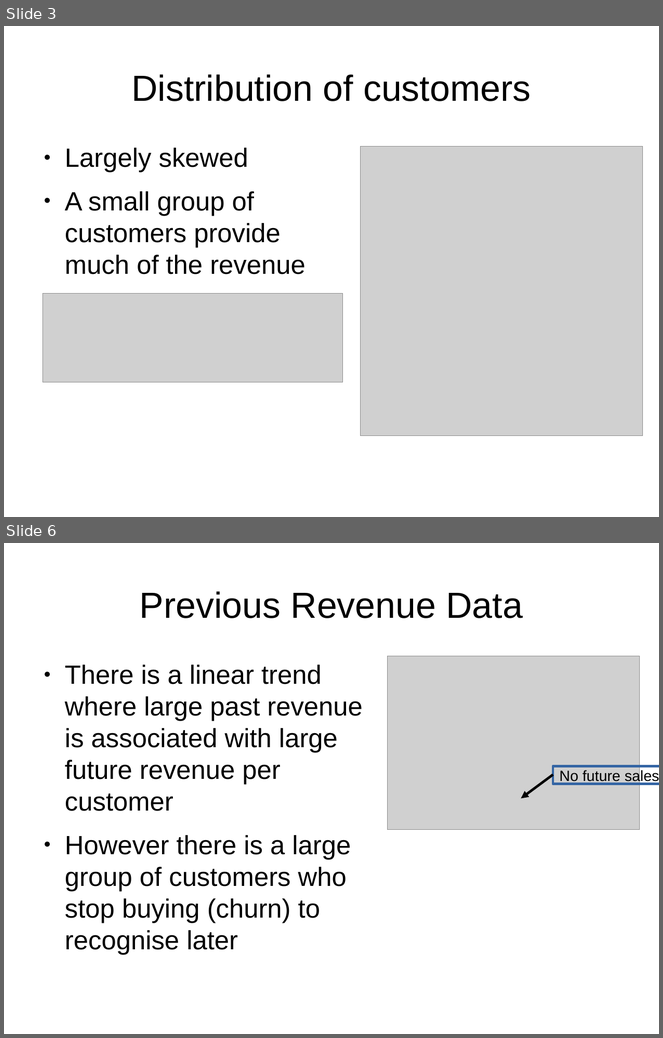
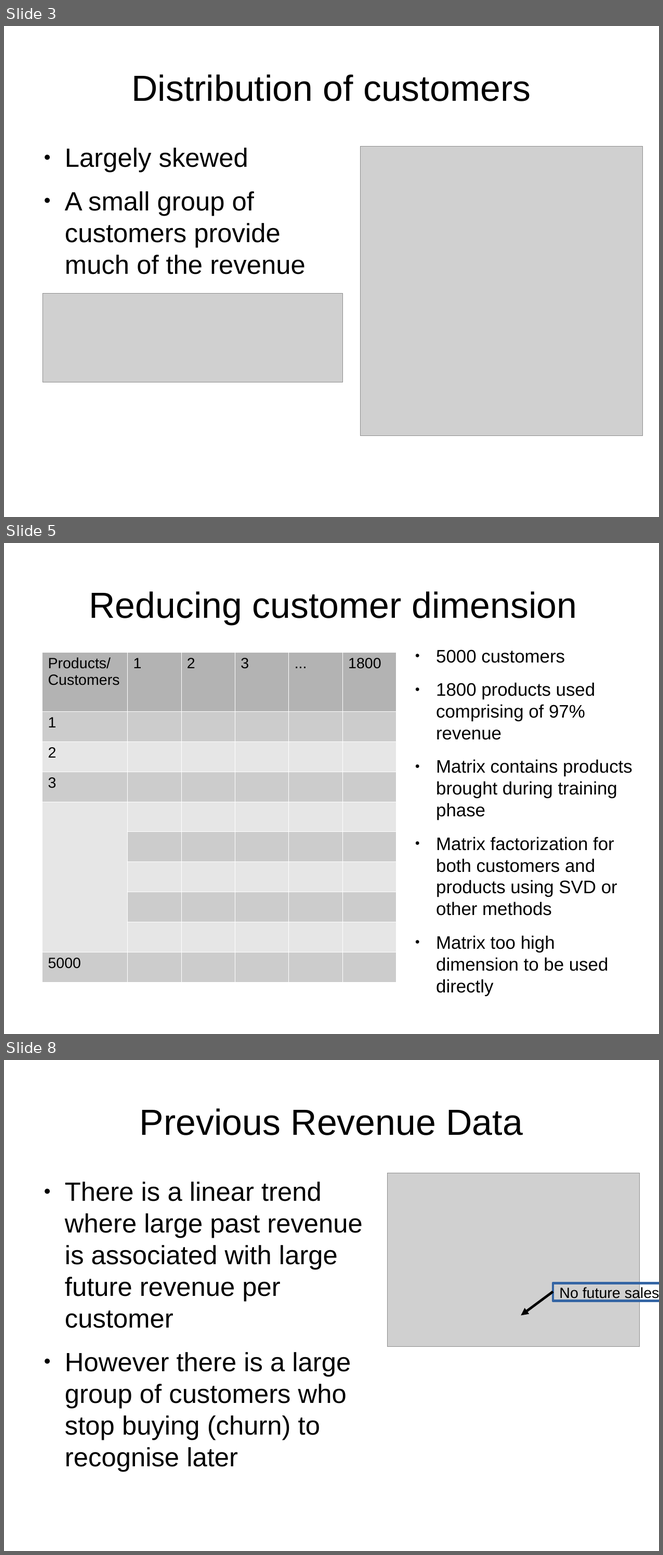
Before and after one commit to leexa90/E-commece-Data-Science, a slide deck: Present.odp. Shown one above the other, each under a label of ours: slides 3 and 6 before the commit, slides 3, 5 and 8 after it; the slides between them are not shown. The pictures are 663x1038 and 663x1555 pixels, drawn with LibreOffice and Linux fonts; fonts in the diff are those of the drawing; grey boxes stand for pictures. Boxes give left, top, right and bottom in pixels: in the first picture for what was removed or moved away, otherwise in the second. Text is boxed around its words. In the diff, an @@ line names an element or a change of style, - is before the commit and + after.

```diff
--- a/Present.odp
+++ b/Present.odp
@@ slide 5 added at bbox=[4, 543, 659, 1034], background #FFFFFF @@
@@ title added at bbox=[89, 591, 577, 625], 44 pt, text #000000 @@
+Reducing customer dimension
@@ text added at bbox=[436, 650, 633, 971], 22 pt, text #000000 @@
+● 5000 customers
+● 1800 products used comprising of 97% revenue
+● Matrix contains products brought during training phase
+● Matrix factorization for both customers and products using SVD or other methods
+● Matrix too high dimension to be used directly
@@ table added at bbox=[42, 652, 395, 979], 10 rows, 6 columns @@
+Products/ / Customers | 1 | 2 | 3 | ... | 1800
+1 |  |  |  |  | 
+2 |  |  |  |  | 
+3 |  |  |  |  | 
+ |  |  |  |  | 
+ |  |  |  |  | 
+ |  |  |  |  | 
+ |  |  |  |  | 
+ |  |  |  |  | 
+5000 |  |  |  |  | 
@@ what was slide 6 is now slide 8 @@
```
Also in this commit, not shown: 6 slides changed, 3 other slides added, 1 slide removed, 2 other files.
